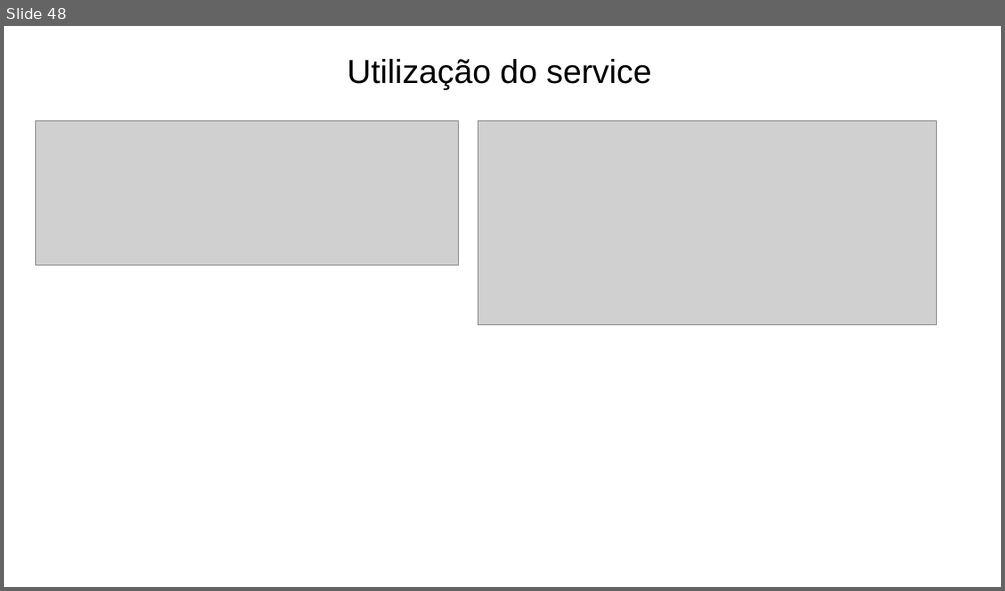
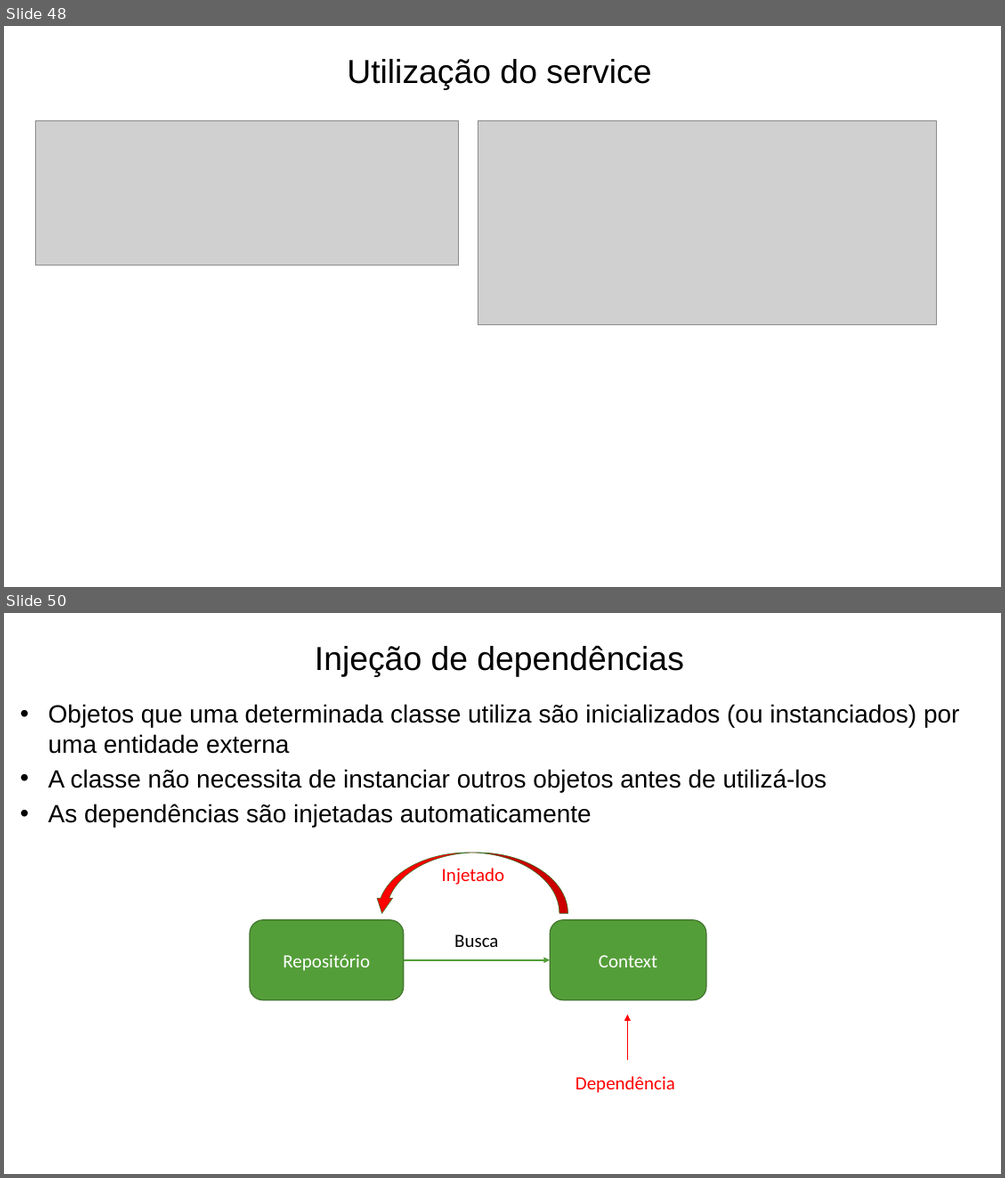
Before and after one commit to prodest/workshop-aspnet-core-mvc, a slide deck: workshop-aspnet-core-mvc.pptx. Shown one above the other, each under a label of ours: slide 48 before the commit, slides 48 and 50 after it; the slides between them are not shown. The pictures are 1005x591 and 1005x1178 pixels, drawn with LibreOffice and Linux fonts; fonts in the diff are those of the drawing; grey boxes stand for pictures; background and template pictures are left out. Boxes give left, top, right and bottom in pixels: in the first picture for what was removed or moved away, otherwise in the second. Text is boxed around its words. In the diff, an @@ line names an element or a change of style, - is before the commit and + after.

Commit message:
Ajustes no startup. Atualização da apresentação com injeção de dependências.

```diff
--- a/workshop-aspnet-core-mvc.pptx
+++ b/workshop-aspnet-core-mvc.pptx
@@ slide 50 added at box(4, 613, 1001, 1174), background #FFFFFF @@
@@ text added at box(315, 645, 683, 676), 32 pt, text #000000 @@
+Injeção de dependências
@@ text added at box(48, 704, 959, 827), 24 pt, text #000000 @@
+• Objetos que uma determinada classe utiliza são inicializados (ou instanciados) por uma entidade externa
+• A classe não necessita de instanciar outros objetos antes de utilizá-los
+• As dependências são injetadas automaticamente
@@ curved down arrow added at box(374, 852, 568, 913), fill #FF0000, outline #3E752A 0.5 pt @@
@@ text added at box(442, 868, 505, 884), 18 pt, text #FF0000 @@
+Injetado
@@ rounded rectangle added at box(250, 919, 404, 999), fill #549E39, outline #3E752A 1 pt, 18 pt, text #FFFFFF @@
+Repositório
@@ rounded rectangle added at box(550, 919, 706, 999), fill #549E39, outline #3E752A 1 pt, 18 pt, text #FFFFFF @@
+Context
@@ text added at box(454, 934, 498, 947), 18 pt, text #000000 @@
+Busca
@@ arrow added from (404, 960) to (550, 960), #549E39 1.5 pt @@
@@ arrow added from (628, 1060) to (628, 1014), #FF0000 0.5 pt @@
@@ text added at box(575, 1076, 675, 1093), 18 pt, text #FF0000 @@
+Dependência
```
Also in this commit, not shown: 1 slide changed, 7 other slides added, 2 other files.
